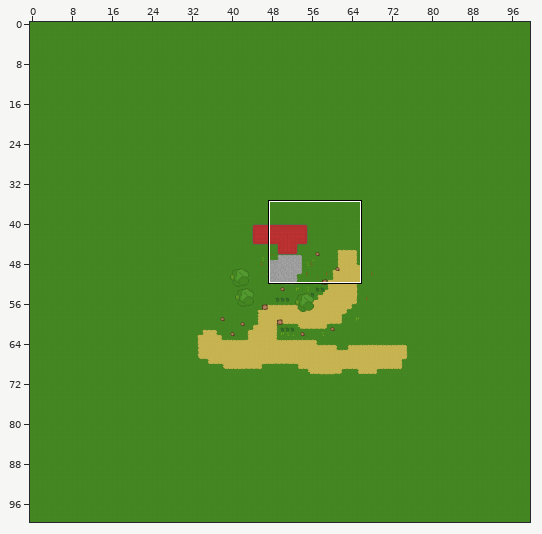
An edit to a level. Tiled map, assets/SaveFiles/Tilemaps/untitled.tmx. The first picture is a wide view before the edit; the outline marks the close-up.
Close-up. The starting point:
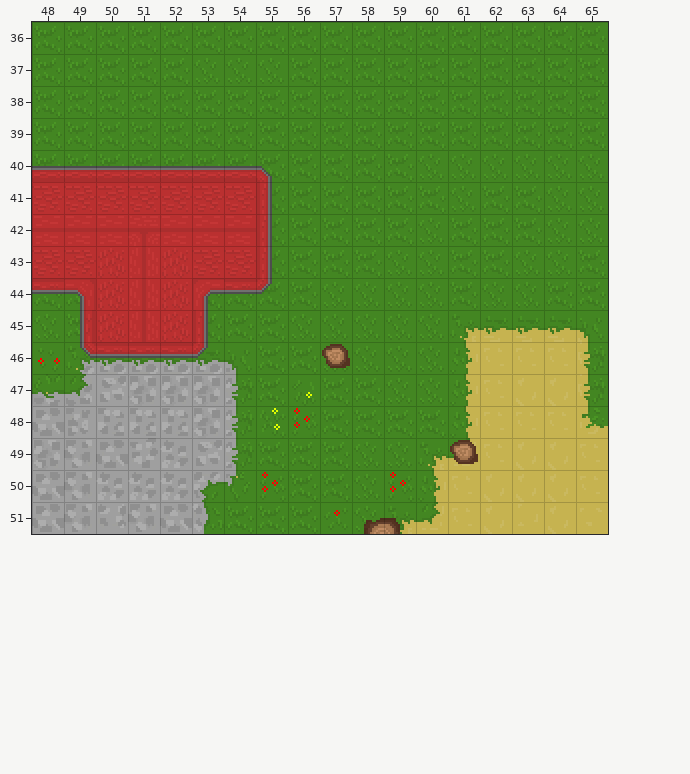
Cells are 16x16 px. Shown: x 48..65, y 36..51. The commit also changed other parts of the map, which this record leaves out.
New version:
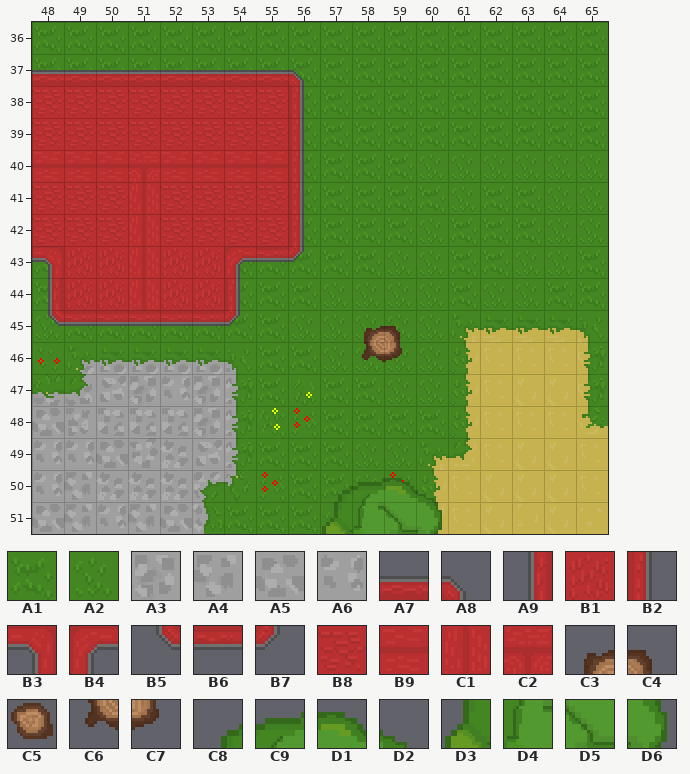
Key: from "tileset8-ground": A1 0, A2 1, A3 174, A4 175, A5 176, A6 206; from "tileset8-otherStuff": A7 1, A8 2, A9 15, B1 16, B2 17, B3 18, B4 19, B5 30, B6 31, B7 32, B8 33, B9 45, C1 46, C2 62, C3 102, C4 103, C5 104, C6 117, C7 118, C8 131, C9 132, D1 133, D2 134, D3 146, D4 147, D5 148, D6 149.
__ is an empty cell.
Tiles of an added or newly shown layer are drawn over the layers below it.
From old to new:
Layer "ground":
Tile A2 becomes tile A1 in row 37 at x 53 to 55.
Tile A3 becomes tile A6 in row 47 at x 52; in row 49 at x 48.
Tile A4 becomes tile A6 in row 49 at x 49.
Tile A5 becomes tile A6 in row 50 at x 48.
Layer "extra" (removed):
The author cleared tile A7 in row 40 at x 48 to 54.
The author cleared tile A8 in row 40 at x 55.
The author cleared tile A9 in row 45 at x 49.
The author cleared tile B1 in row 45 at x 50 and 52.
The author cleared tile B2 in rows 41 to 43 at x 55; in row 45 at x 53.
The author cleared tile B3 in row 44 at x 49.
The author cleared tile B4 in row 44 at x 53.
The author cleared tile B5 in row 46 at x 49.
The author cleared tile B6 in row 44 at x 48 and 54; in row 46 at x 50 to 52.
The author cleared tile B7 in row 44 at x 55; in row 46 at x 53.
The author cleared tile B8 in row 41 at x 51; in row 43 at x 48 to 49 and 53 to 54.
The author cleared tile B9 in row 42 at x 48 to 50 and 52 to 54.
The author cleared tile C1 in row 45 at x 51.
The author cleared tile C2 in row 42 at x 51.
The author cleared tile C3 in row 51 at x 58.
The author cleared tile C4 in row 51 at x 59.
The author cleared tile C5 in row 46 at x 57; in row 49 at x 61.
Layer "other" (added):
The author put tile B1 in rows 43 to 44 at x 49 and 53.
The author put tile B8 in rows 38 to 39 at x 48 to 55; in row 41 at x 55; in row 42 at x 48 to 50 and 52 to 55.
The author put tile B9 in row 40 at x 48 to 50 and 52 to 55.
The author put tile C1 in rows 41 to 42 at x 51.
The author put tile C2 in row 40 at x 51.
Layer "other2" (added):
The author put tile A7 in row 37 at x 48 to 55.
The author put tile A8 in row 37 at x 56.
The author put tile A9 in row 44 at x 48.
The author put tile B2 in rows 38 to 42 at x 56; in row 44 at x 54.
The author put tile B3 in row 43 at x 48.
The author put tile B4 in row 43 at x 54.
The author put tile B5 in row 45 at x 48.
The author put tile B6 in row 43 at x 55; in row 45 at x 49 to 53.
The author put tile B7 in row 43 at x 56; in row 45 at x 54.
The author put tile C3 in row 45 at x 58.
The author put tile C4 in row 45 at x 59.
The author put tile C6 in row 46 at x 58.
The author put tile C7 in row 46 at x 59.
The author put tile C8 in row 50 at x 57.
The author put tile C9 in row 50 at x 58.
The author put tile D1 in row 50 at x 59.
The author put tile D2 in row 50 at x 60.
The author put tile D3 in row 51 at x 57.
The author put tile D4 in row 51 at x 58.
The author put tile D5 in row 51 at x 59.
The author put tile D6 in row 51 at x 60.
Changed places in both close-ups, as pixel boxes (x1, y1, x2, y2):
changed: (32, 58, 304, 404)
changed: (322, 326, 402, 368)
changed: (32, 440, 94, 500)
changed: (322, 440, 478, 534)
